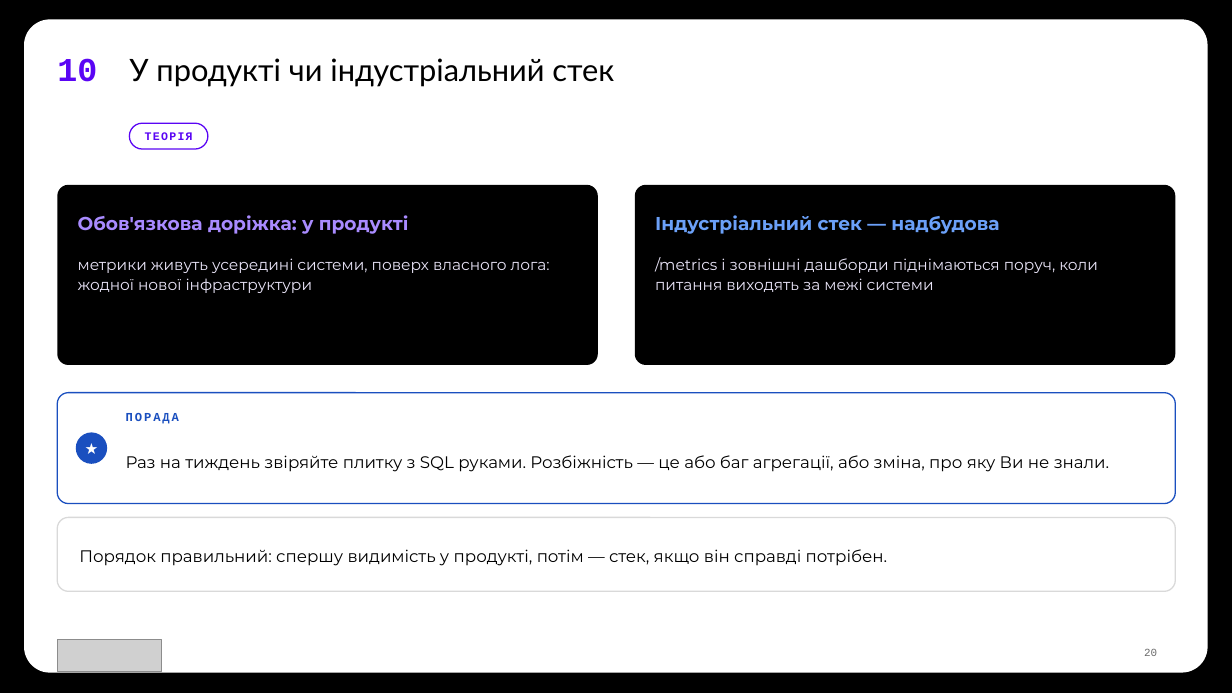
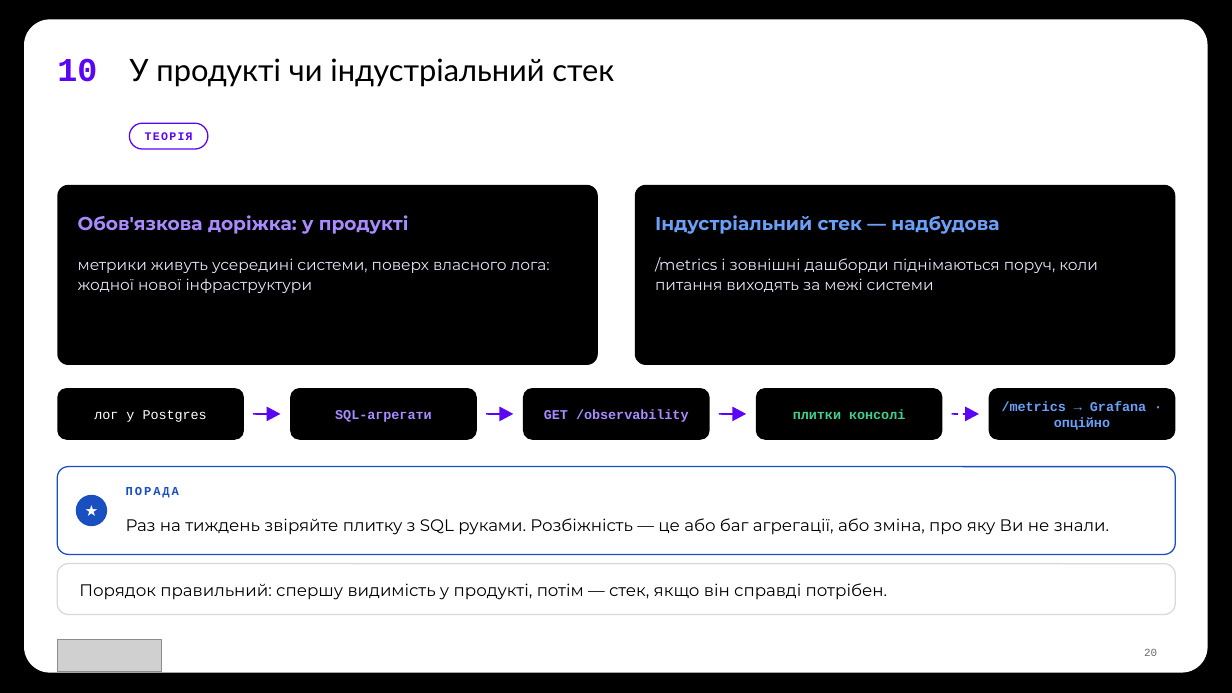
Before and after one commit to TarasFedorenkoFTV/llmops-bootcamp, a slide deck: slide 20 of docs/decks/L09.pptx. Drawn at 1232x693 pixels with LibreOffice and Linux fonts; fonts in the diff are those of the drawing; grey boxes stand for pictures; background and template pictures are left out. Boxes give left, top, right and bottom in pixels: in the first picture for what was removed or moved away, otherwise in the second. Text is boxed around its words. In the diff, an @@ line names an element or a change of style, - is before the commit and + after.

```diff
--- a/docs/decks/L09.pptx
+++ b/docs/decks/L09.pptx
@@ rounded rectangle added at [57, 388, 244, 440], fill #000000 @@
@@ rounded rectangle added at [290, 388, 477, 440], fill #000000 @@
@@ rounded rectangle added at [523, 388, 710, 440], fill #000000 @@
@@ rounded rectangle added at [756, 388, 943, 440], fill #000000 @@
@@ rounded rectangle added at [989, 388, 1176, 440], fill #000000 @@
@@ text added at [94, 410, 207, 422], 10.5 pt, text #FFFFFF @@
+лог у Postgres
@@ line added from (253, 414) to (270, 414), #5A05F4 1.25 pt @@
@@ triangle added at [267, 407, 281, 422], fill #5A05F4 @@
@@ text added at [335, 410, 431, 422], 10.5 pt, text #A98BFF, bold @@
+SQL-агрегати
@@ line added from (486, 414) to (503, 414), #5A05F4 1.25 pt @@
@@ triangle added at [500, 407, 513, 422], fill #5A05F4 @@
@@ text added at [544, 409, 689, 422], 10.5 pt, text #A98BFF, bold @@
+GET /observability
@@ line added from (719, 414) to (736, 414), #5A05F4 1.25 pt @@
@@ triangle added at [732, 407, 746, 422], fill #5A05F4 @@
@@ text added at [793, 409, 905, 419], 10.5 pt, text #3FCF8E, bold @@
+плитки консолі
@@ line added from (952, 414) to (969, 414), #5A05F4 1.25 pt dashed @@
@@ triangle added at [965, 407, 979, 422], fill #5A05F4 @@
@@ text added at [1002, 401, 1146, 430], 10.5 pt, text #6BA0F8, bold @@
+/metrics → Grafana · опційно
@@ rounded rectangle at [57, 467, 1176, 555]: proportions changed @@
@@ rounded rectangle: place and size @@
-rounded rectangle at [57, 393, 1176, 504]
+rounded rectangle at [57, 467, 1176, 555]
@@ ellipse: place and size @@
-ellipse at [76, 433, 107, 464]
+ellipse at [76, 495, 107, 527]
@@ text "★": place and size @@
-text "★" at [76, 433, 107, 464]
+text "★" at [76, 495, 107, 527]
@@ text "Раз на тиждень звіряйте плитку ...": place and size @@
-text "Раз на тиждень звіряйте плитку ..." at [126, 455, 1109, 472]
+text "Раз на тиждень звіряйте плитку ..." at [126, 518, 1109, 535]
@@ text "ПОРАДА": place and size @@
-text "ПОРАДА" at [126, 413, 179, 424]
+text "ПОРАДА" at [126, 487, 179, 498]
@@ rounded rectangle: place and size @@
-rounded rectangle at [57, 518, 1176, 592]
+rounded rectangle at [57, 564, 1176, 615]
@@ rounded rectangle at [57, 564, 1176, 615]: proportions changed @@
@@ text "Порядок правильний: спершу видимість у ...": place and size @@
-text "Порядок правильний: спершу видимість у ..." at [79, 549, 887, 566]
+text "Порядок правильний: спершу видимість у ..." at [79, 583, 887, 600]
```
Also in this commit, not shown: 2 other slides changed, 29 other files.
